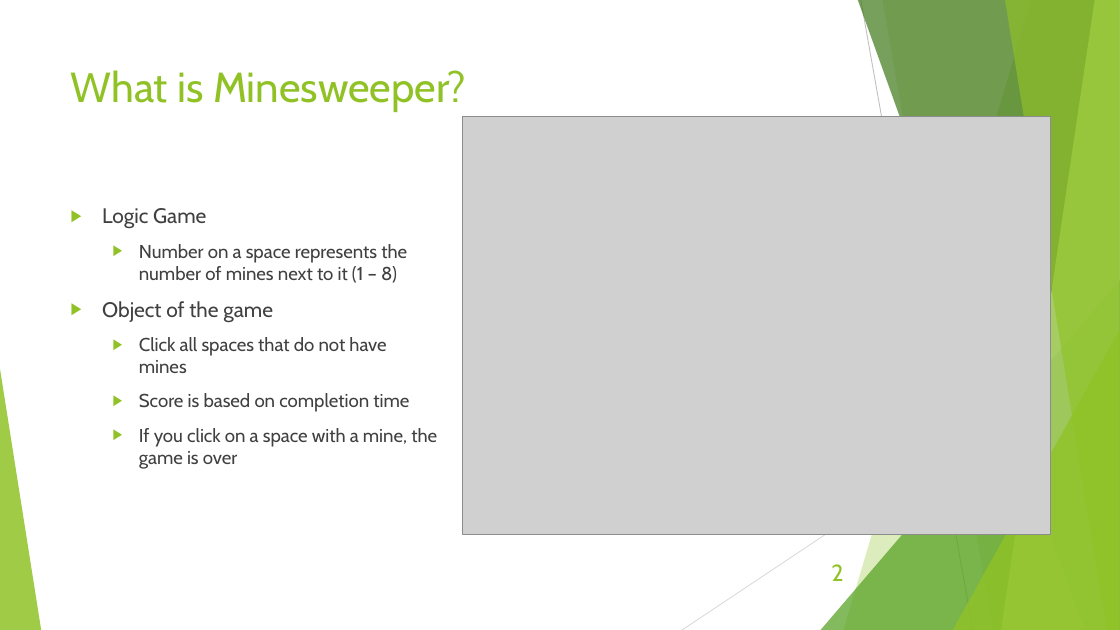
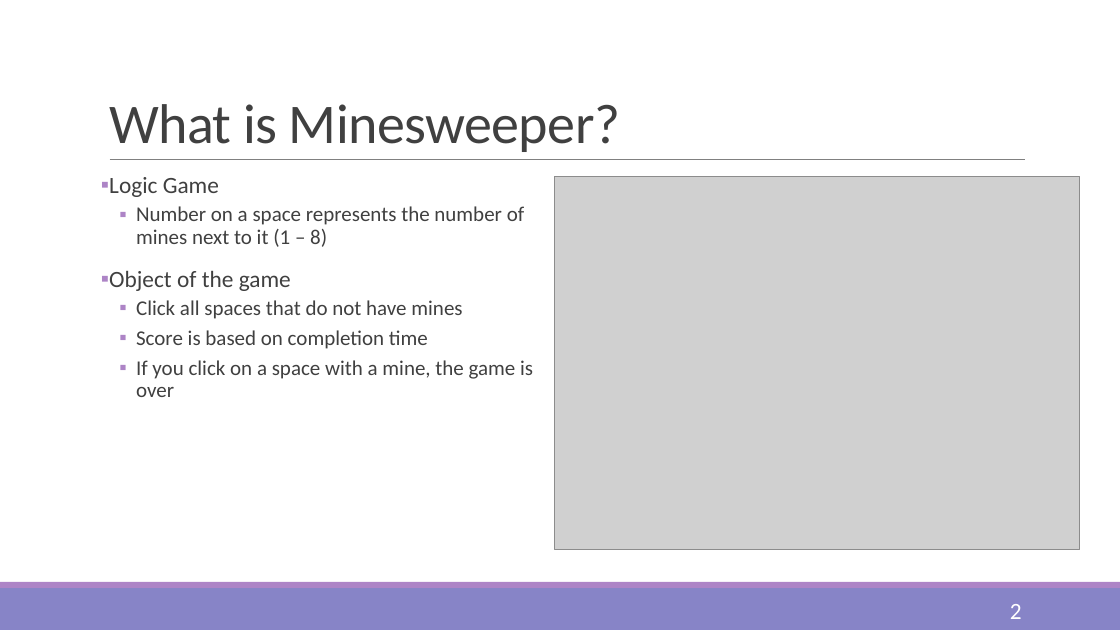
Before and after one commit to jrand35/Minesweeper, a slide deck: slide 2 of FinalPowerpoint.pptx. Drawn at 1120x630 pixels with LibreOffice and Linux fonts; fonts in the diff are those of the drawing; grey boxes stand for pictures. Boxes give left, top, right and bottom in pixels: in the first picture for what was removed or moved away, otherwise in the second. Text is boxed around its words. In the diff, an @@ line names an element or a change of style, - is before the commit and + after.

Commit message:
tweaked the powerpoint
read title

```diff
--- a/FinalPowerpoint.pptx
+++ b/FinalPowerpoint.pptx
@@ title "What is Minesweeper?": place and size @@
-title "What is Minesweeper?" at bbox=[71, 70, 466, 112]
+title "What is Minesweeper?" at bbox=[109, 104, 620, 152]
@@ title "What is Minesweeper?" at bbox=[109, 104, 620, 152]: size 36 to 48 pt, font Cabin to Calibri, text colour #90C226 to #404040, letter spacing 0 to -0.5 pt; line spacing 1 to 0.85; vertical alignment top to bottom @@
@@ text "Logic Game": place and size @@
-text "Logic Game" at bbox=[102, 208, 437, 469]
+text "Logic Game" at bbox=[109, 177, 533, 397]
@@ text "Logic Game" at bbox=[109, 177, 533, 397]: size 18 to 20 pt in "Logic Game", "Object of the game"; font Cabin to Calibri; size 16 to 18 pt in "Number on a space represents the number ...", "Click all spaces that do not have ...", "Score is based on completion time", "If you click on a space with ..."; bullet ▶ to ▪; line spacing 1 to 0.9; more space between paragraphs; bullet colour #90C226 to #AD84C6; less space between paragraphs @@
@@ line added from (110, 160) to (1026, 160), #808080 0.5 pt @@
@@ picture: place and size @@
-picture at bbox=[462, 117, 1050, 534]
+picture at bbox=[555, 176, 1080, 549]
@@ group removed at bbox=[0, 0, 1120, 630]: 5 freeform shapes, 3 triangles, 2 lines @@
@@ rectangle added at bbox=[0, 588, 1120, 630], fill #8784C7 @@
@@ rectangle added at bbox=[0, 582, 1120, 588], fill #AD84C6 @@
@@ page number: place and size @@
-page number at bbox=[831, 564, 843, 581]
+page number at bbox=[1010, 604, 1022, 619]
@@ page number at bbox=[1010, 604, 1022, 619]: font Cabin to Calibri, text colour #90C226 to #FFFFFF @@
```
Also in this commit, not shown: 8 other slides changed.
